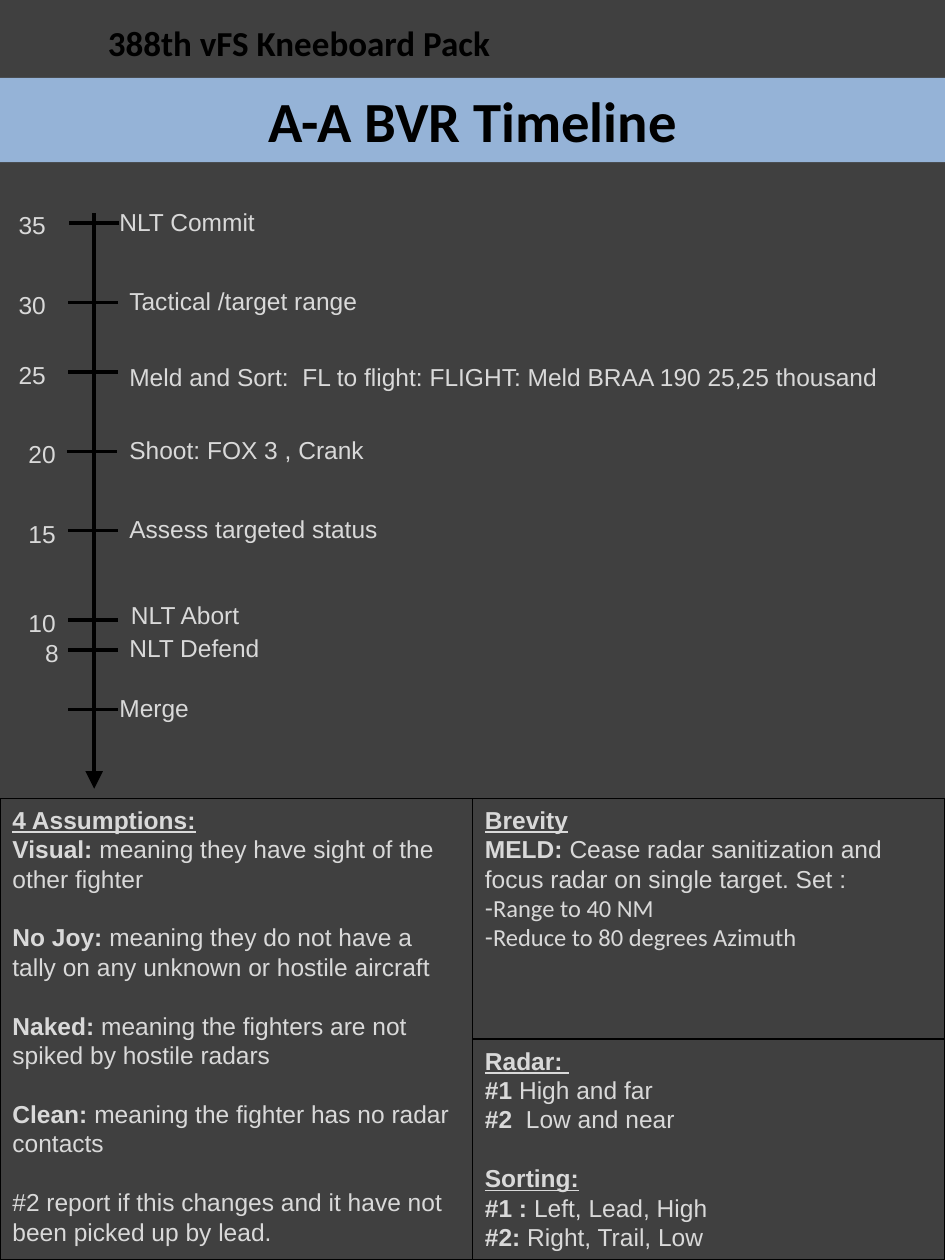
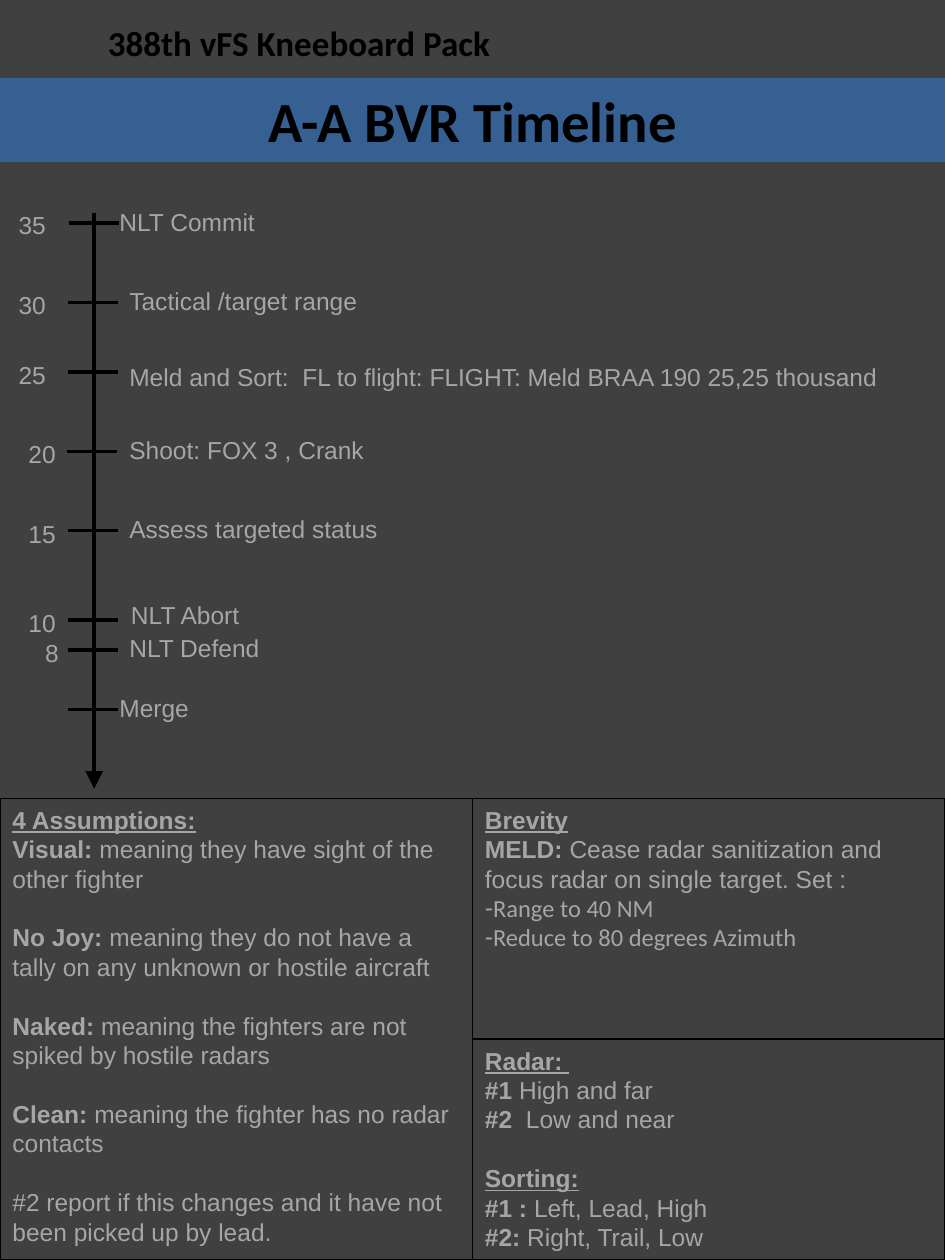
Before and after one commit to 132nd-vWing/132-TRP-388, a slide deck: slide 34 of Kneeboard Pack/388 Kneeboard Pack.pptx (slide 31 before the commit). Drawn at 945x1260 pixels with LibreOffice and Linux fonts; fonts in the diff are those of the drawing; background and template pictures are left out. Boxes give left, top, right and bottom in pixels: in the first picture for what was removed or moved away, otherwise in the second. Text is boxed around its words. In the diff, an @@ line names an element or a change of style, - is before the commit and + after.

```diff
--- a/Kneeboard Pack/388 Kneeboard Pack.pptx
+++ b/Kneeboard Pack/388 Kneeboard Pack.pptx
@@ title "A-A BVR Timeline" at (x1=0, y1=78, x2=945, y2=163): fill #95B3D7 to #376092 @@
@@ text colour #D9D9D9 to #A6A6A6 in 18 elements at (x1=119, y1=700, x2=189, y2=722), (x1=129, y1=639, x2=259, y2=657), (x1=131, y1=606, x2=240, y2=624), (x1=129, y1=520, x2=377, y2=543), (x1=129, y1=441, x2=363, y2=459), (x1=129, y1=368, x2=877, y2=391), (x1=129, y1=292, x2=357, y2=315), (x1=119, y1=213, x2=254, y2=231), (x1=19, y1=217, x2=46, y2=234), (x1=19, y1=297, x2=46, y2=314), (x1=19, y1=367, x2=46, y2=384), (x1=28, y1=446, x2=55, y2=463), (x1=28, y1=526, x2=55, y2=543), (x1=28, y1=615, x2=55, y2=632), (x1=45, y1=645, x2=59, y2=662), (x1=0, y1=799, x2=472, y2=1260), (x1=472, y1=1040, x2=945, y2=1260), (x1=472, y1=799, x2=945, y2=1038) @@
```
Also in this commit, not shown: 28 other slides changed, 4 slides added, 1 slide removed, 2 other files.
